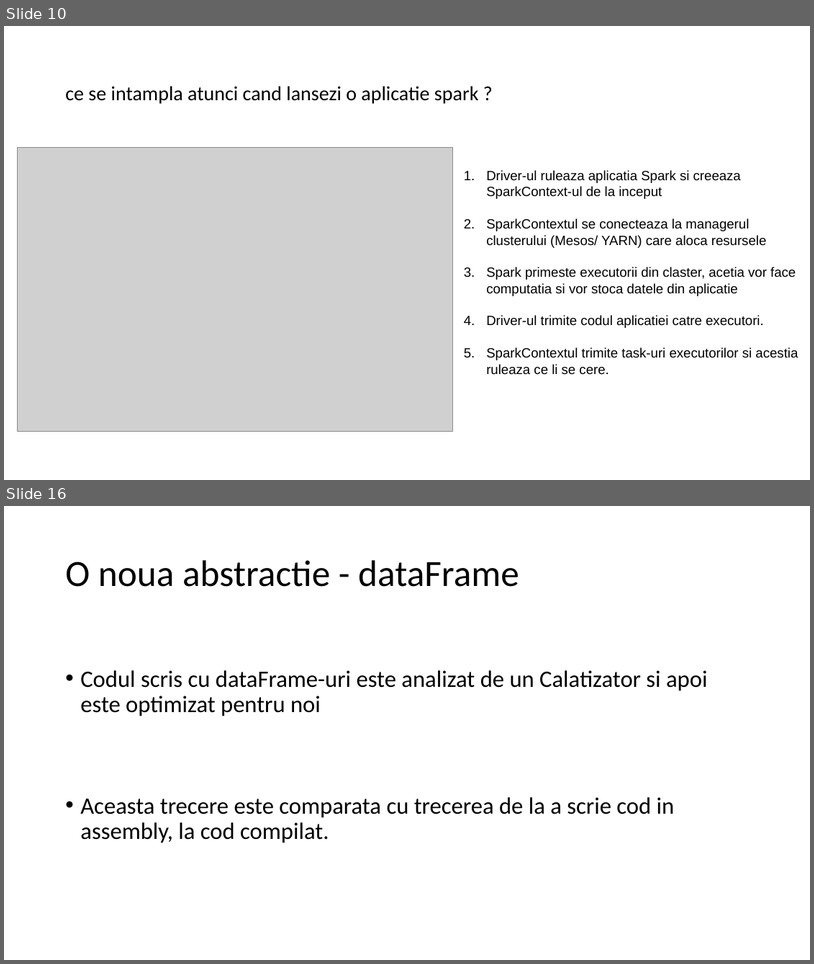
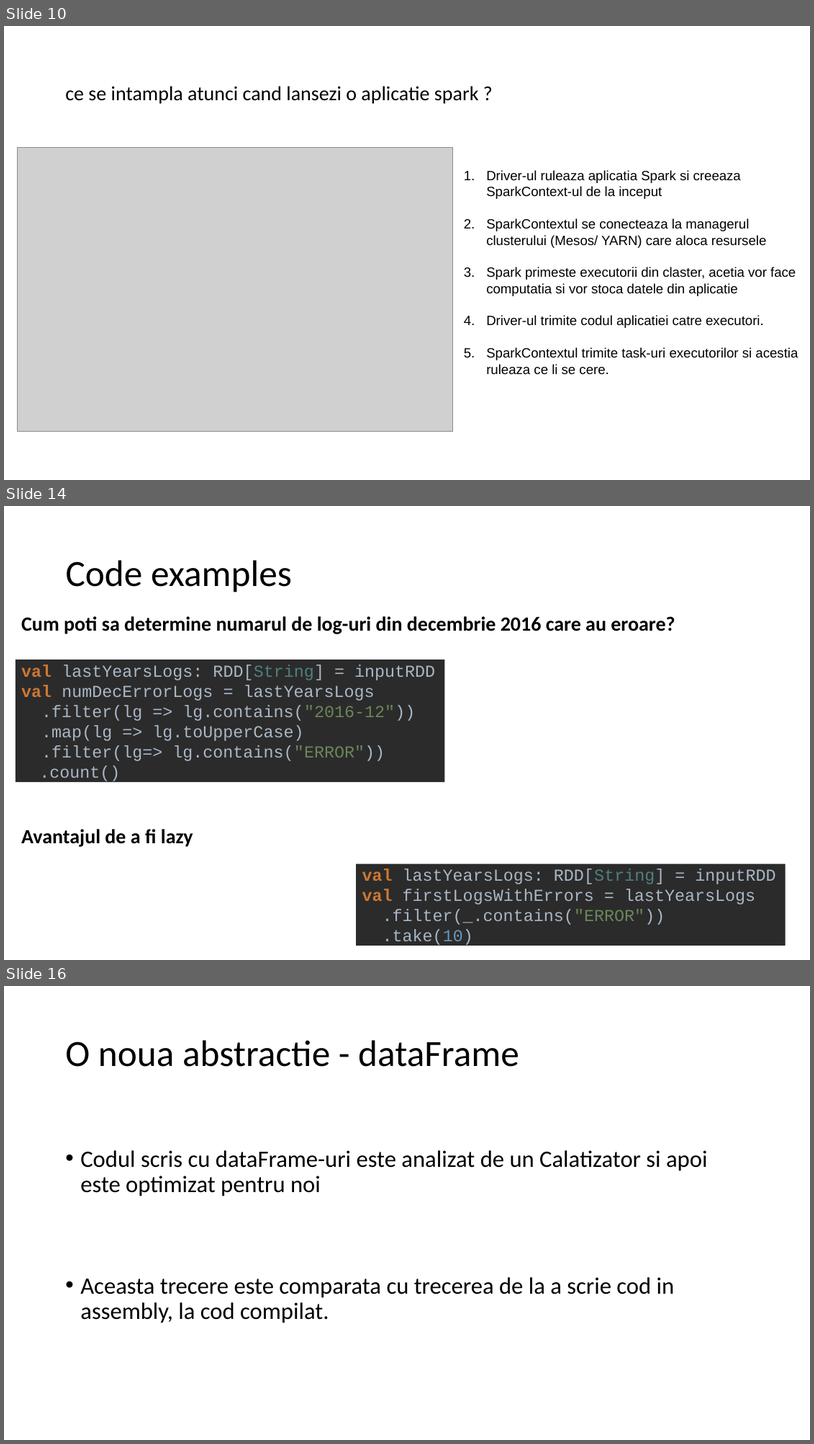
Before and after one commit to dorin-miron/MusicCl, a slide deck: scala-spark.pptx. Shown one above the other, each under a label of ours: slides 10 and 16 before the commit, slides 10, 14 and 16 after it; the slides between them are not shown. The pictures are 814x964 and 814x1444 pixels, drawn with LibreOffice and Linux fonts; fonts in the diff are those of the drawing; grey boxes stand for pictures. Boxes give left, top, right and bottom in pixels: in the first picture for what was removed or moved away, otherwise in the second. Text is boxed around its words. In the diff, an @@ line names an element or a change of style, - is before the commit and + after.

```diff
--- a/scala-spark.pptx
+++ b/scala-spark.pptx
@@ slide 14 added at (4, 506, 810, 960), background #FFFFFF @@
@@ title added at (66, 560, 292, 592), 44 pt, text #000000 @@
+Code examples
@@ text added at (21, 616, 675, 634), 24 pt, text #000000, bold @@
+Cum poti sa determine numarul de log-uri din decembrie 2016 care au eroare?
@@ text added at (16, 656, 445, 785), fill #2B2B2B, 20 pt, text #A9B7C6 @@
+val lastYearsLogs: RDD[String] = inputRDD
+val numDecErrorLogs = lastYearsLogs
+.filter(lg => lg.contains("2016-12"))
+.map(lg => lg.toUpperCase)
+.filter(lg=> lg.contains("ERROR"))
+.count()
@@ text added at (21, 829, 193, 847), 24 pt, text #000000, bold @@
+Avantajul de a fi lazy
@@ text added at (356, 860, 786, 948), fill #2B2B2B, 20 pt, text #A9B7C6 @@
+val lastYearsLogs: RDD[String] = inputRDD
+val firstLogsWithErrors = lastYearsLogs
+.filter(_.contains("ERROR"))
+.take(10)
```
Also in this commit, not shown: 5 slides changed, 7 other slides added, 7 slides removed, 1 other file.
